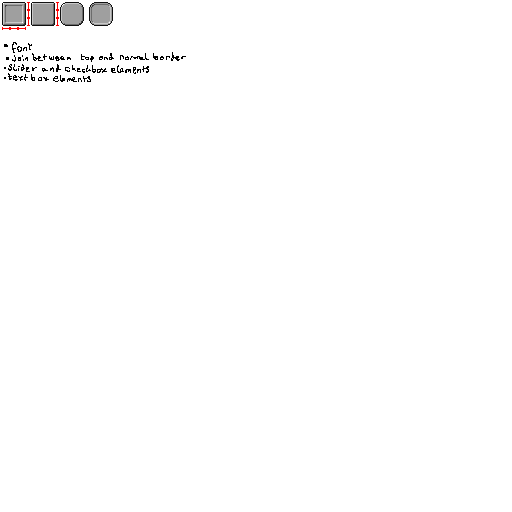
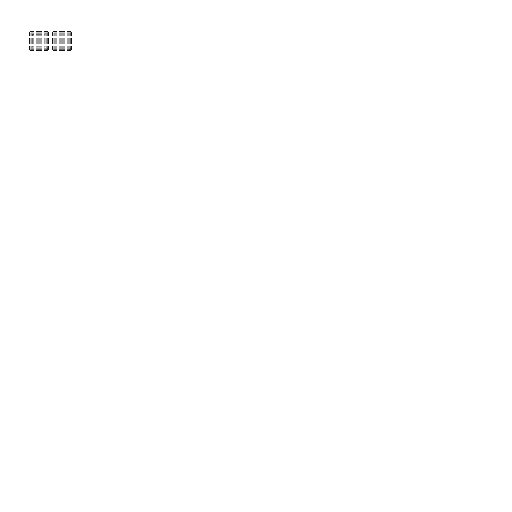
Layers edited between the first and the second w=512, h=512 image:
added layer "Paint Layer 1" (1st of 3) above "Paint Layer 1" over [2, 2, 128, 82]
added layer "Paint Layer 1" (2nd of 3) above "Paint Layer 1" over [2, 2, 128, 82]
hid "Paint Layer 1" (3rd of 3), painted on it over [2, 2, 186, 82]
